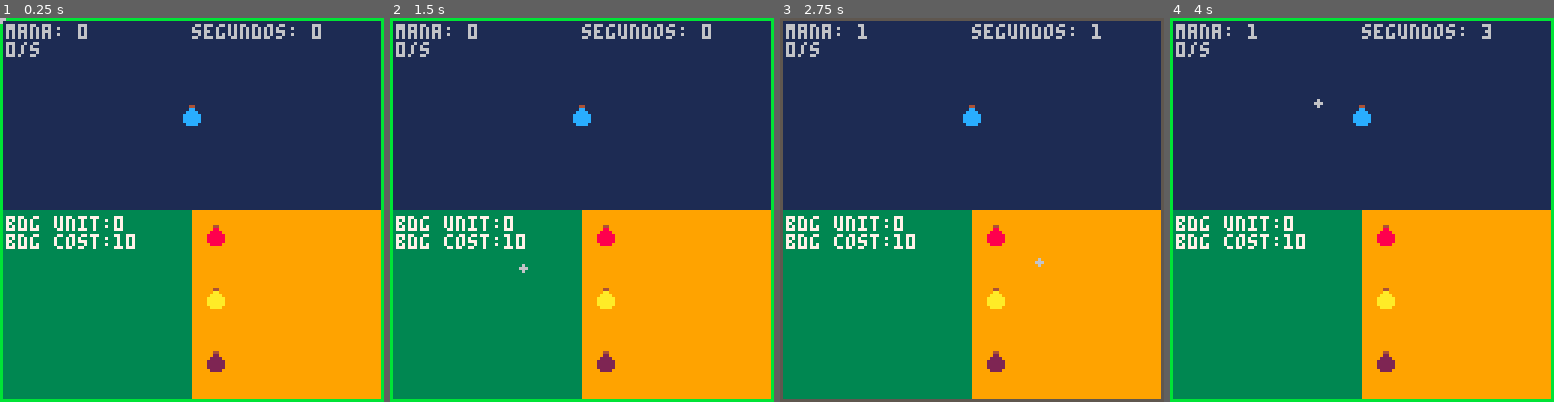
Above: before the commit, frames 1-4 (left to right).
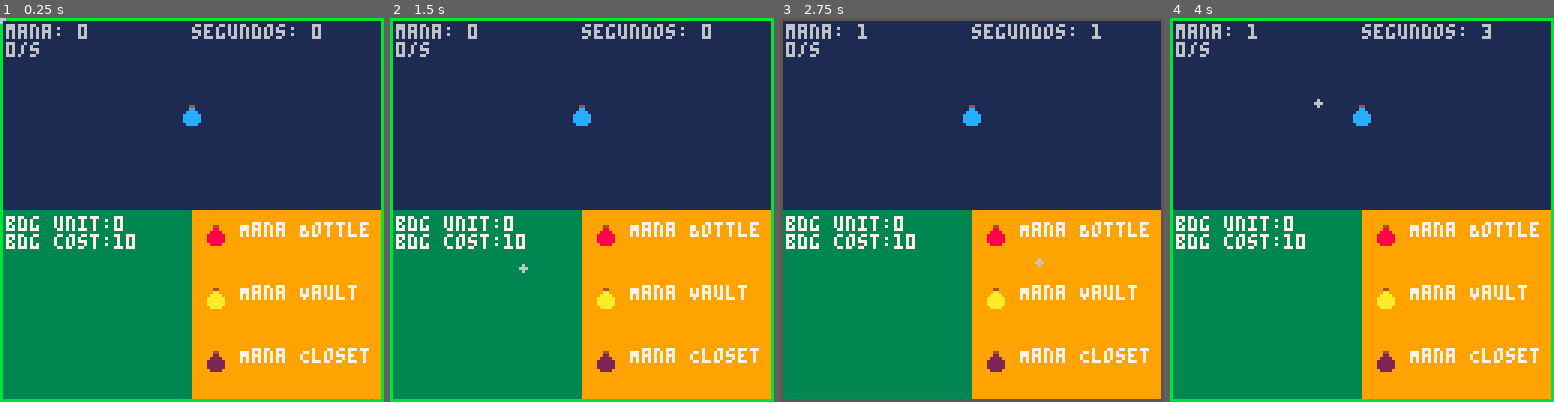
Above: after the commit, the same moments.

Repository: FabianBeltran96/pico-8
Game: PICO-8 cartridge demo/demo.p8
Same seed, same stepped clock (60 frames per second), same inputs: the game is played once before the commit and once after it.
Inputs (mouse positions are in pixels of both pictures, inside the frame that each line leads up to):
- Up to frame 1 (0.25 s): no input
- Up to frame 2 (1.5 s): click (459, 121) at 0.67 s; click (520, 267) at 1.22 s
- Up to frame 3 (2.75 s): click (975, 114) at 1.77 s; click (1037, 259) at 2.32 s
- Up to frame 4 (4 s): click (1492, 106) at 2.87 s; click (1254, 256) at 3.42 s; click (1315, 102) at 3.97 s

The runs differ from the first frame. In frame 1, 1.7% of the frame differs, in the area x 62-97%, y 53-90%; in frame 2, 1.7%; in frame 3, 1.7%; in frame 4, 1.7%.

Commit message:
adding some comments

Diff:
--- a/demo/action.lua
+++ b/demo/action.lua
@@ -3,6 +3,7 @@
 	time = 30,
 	clock = 0,
 
+	-- Inicialización de la acción.
 	init = function(self)
 		self.state = "enable"
 		self.time = 30
@@ -10,15 +11,20 @@
 	end,
 
 	update = function(self)
+		-- Validar si la acción está habilitada.
 		if (action.state == "disable") then
 			action.clock += 1
 		end
+
+		-- Validar si el tiempo de la acción ha terminado.
 		if (action.clock == 30) then
 			action.clock = 0
 			action.state = "enable"
 		end
 	end,
+
 	draw = function()
+		-- Muestra el estado de la acción.
 		if action.state == "enable" then
 			rect(0, 0, 127, 127, 11)
 		else
--- a/demo/building.lua
+++ b/demo/building.lua
@@ -10,7 +10,7 @@
 		h = 64
 	},
 
-
+	-- Inicialización del edificio.
 	init = function(self)
 		self.quantity = 0
 		self.flag = false
@@ -19,7 +19,8 @@
 	end,
 
 	update = function(self)
-		if mouse.is_pressed and not self.flag then
+		-- Validar si el mouse está presionado, y no se ha presionado antes (flag).
+		if mouse:is_pressed() and not self.flag then
 			if mouse:is_clicked_on_area(self.sprite.x, self.sprite.y, self.sprite.w, self.sprite.h) then
 				if (mana.quantity >= self.cost) then
 					mana.quantity -= self.cost
@@ -30,22 +31,31 @@
 			end
 		end
 
-		if stat(34) == 0 then
+		-- Validar si el mouse está liberado.
+		if mouse:is_released() then
+			-- Reiniciar la bandera.
 			self.flag = false
 		end
 
+		-- Validar si la cantidad de maná es mayor o igual al almacenamiento total.
 		if (mana.quantity >= storage.total) then
+			-- El almacenamiento está lleno.
 			mana.quantity = storage.total
 			return
 		end
 
+		-- Validar si la cantidad de maná es mayor a 0 y el tiempo es 0.
 		if (self.quantity > 0 and self.time == 0) then
+			-- Aumentar la cantidad de maná.
 			mana.quantity += 1 * self.quantity
 		end
 
+		-- Validar si el tiempo es 30 = 1 seg.
 		if (self.time == 30) then
+			-- Reiniciar el tiempo.
 			self.time = 0
 		else
+			-- Aumentar el tiempo.
 			self.time += 1
 		end
 	end,
--- a/demo/mana.lua
+++ b/demo/mana.lua
@@ -17,10 +17,13 @@
 	end,
 
 	update = function(self)
+		-- Si la cantidad de maná es mayor o igual al total, entonces el almacenamiento está lleno.
 		if storage.isFull then return end
 
 		if action.state == "enable" then
+			-- Valida si el botón del mouse está presionado y la bandera es falsa.
 			if mouse:is_pressed() and not self.flag then
+				-- Valida si el mouse está clickeado en el área del sprite.
 				if mouse:is_clicked_on_area(self.sprite.x, self.sprite.y, self.sprite.w, self.sprite.h) then
 					self.quantity += 1
 					self.flag = true
@@ -32,18 +35,21 @@
 			end
 		end
 
+		-- Valida si el botón del mouse ha sido liberado.
 		if mouse:is_released() then
 			self.flag = false
 		end
 	end,
 
 	draw = function(self)
+		-- Dibuja el sprite del maná.
 		if self.flag then
 			spr(1, 61, 29)
 		else
 			spr(1, 60, 28)
 		end
 
+		-- Dibuja la cantidad de maná, en la esquina superior izquierda de la pantalla.
 		print("mana: " .. self.quantity, 2, 2)
 		print(building.quantity .. "/s")
 	end
--- a/demo/storage.lua
+++ b/demo/storage.lua
@@ -13,9 +13,10 @@
 	types = {
 		"Mana Bottle",
 		"Mana Vault",
-		"Etherial Fountain"
+		"Mana Closet"
 	},
 
+	-- Inicialización del almacenamiento.
 	init = function(self)
 		self.quantity = 1
 		self.flag = false
@@ -25,19 +26,24 @@
 		self.cost = 10
 	end,
 
+	-- Actualización del almacenamiento.
 	update = function(self)
+		-- Multiplica la cantidad por 10, para obtener el total.
 		self.total = self.quantity * 10
 
+		-- Si la cantidad de maná es mayor o igual al total, entonces el almacenamiento está lleno.
 		if (mana.quantity >= self.total) then
 			self.isFull = true
 		else
 			self.isFull = false
 		end
 
+		-- Valida si el botón del mouse está presionado y la bandera es falsa.
 		if mouse:is_pressed() and not self.flag then
+			-- Valida si el mouse está clickeado en el área del sprite.
 			if mouse:is_clicked_on_area(self.sprite.x, self.sprite.y, self.sprite.w, self.sprite.h) then
 				if (mana.quantity >= self.cost) then
-					mana.quantity -= 10
+					mana.quantity -= self.cost
 					self.quantity += 1
 					self.flag = true
 					self.cost += 1
@@ -45,7 +51,7 @@
 			end
 		end
 
-		if stat(34) == 0 then
+		if mouse:is_released() then
 			self.flag = false
 		end
 	end,
@@ -53,8 +59,8 @@
 	draw = function(self)
 		local start = 64
 		for i = 0, 2 do
-			-- printh(self.types[i],"log")
 			spr(i + 2, start + 4, 64 + (i * 21) + 4)
+			print(self.types[i + 1], start + 16, 64 + (i * 21) + 4, 7)
 			-- rectfill(64 + (i * 21), 64 + 42, 64 + (i * 21) + 1, 64 + 42 + 1, 7)
 			-- rectfill(64, 64 + 42, 128, 64 + 42 + 1, 7)
 		end
--- a/demo/utils/mouse.lua
+++ b/demo/utils/mouse.lua
@@ -18,6 +18,7 @@
     -- Dibujar el mouse.
     draw = function(self)
         circfill(self.x, self.y, 1, 6)
+        -- Muestra la posición del mouse en la pantalla.
         -- print(self.x .. ", " .. self.y, self.x + 4, self.y - 4, 6)
     end,
 
